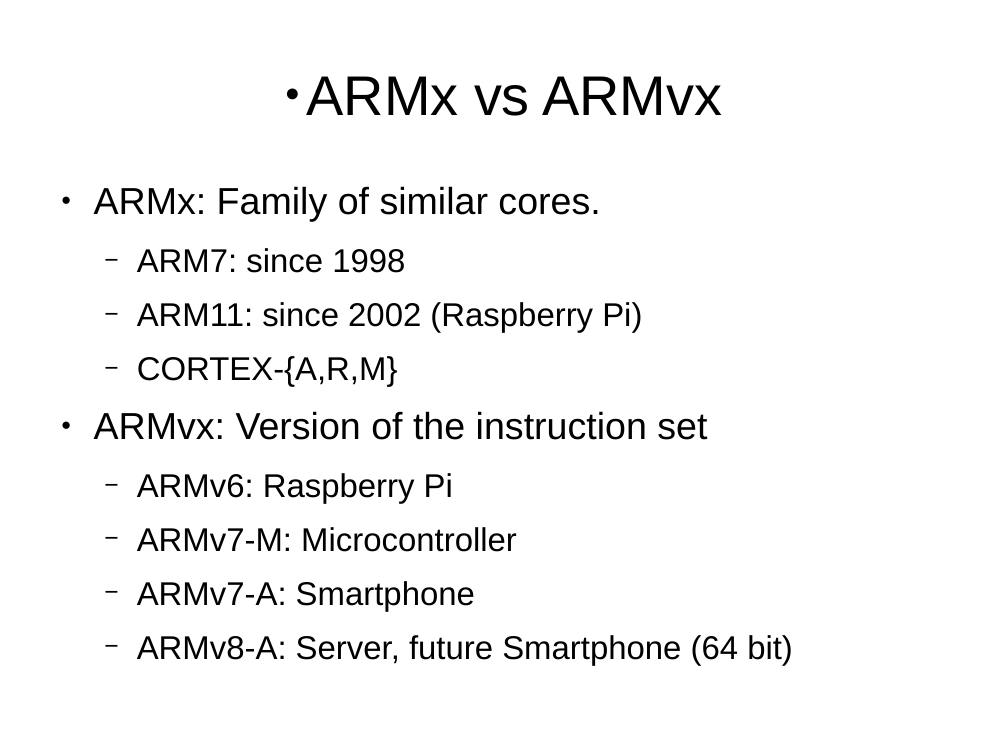
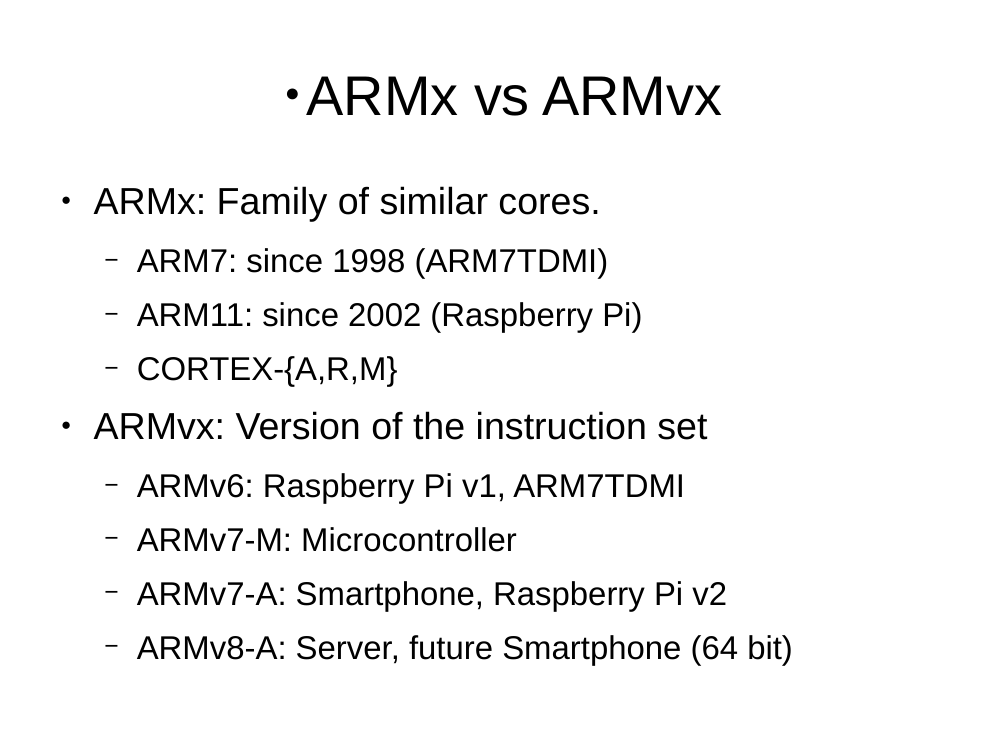
Before and after one commit to muccc/arm-workshop, a slide deck: slide 4 of arm-workshop.odp. Drawn at 1008x756 pixels with LibreOffice and Linux fonts; fonts in the diff are those of the drawing. Boxes give left, top, right and bottom in pixels: in the first picture for what was removed or moved away, otherwise in the second. Text is boxed around its words. In the diff, an @@ line names an element or a change of style, - is before the commit and + after.

Commit message:
chore(slides): update some more slides

```diff
--- a/arm-workshop.odp
+++ b/arm-workshop.odp
@@ text at (x1=137, y1=248, x2=609, y2=279): text changed @@
-  − ARM7: since 1998
+  − ARM7: since 1998 (ARM7TDMI)
@@ text at (x1=137, y1=473, x2=685, y2=504): text changed @@
-  − ARMv6: Raspberry Pi
+  − ARMv6: Raspberry Pi v1, ARM7TDMI
@@ text at (x1=137, y1=581, x2=727, y2=612): text changed @@
-  − ARMv7-A: Smartphone
+  − ARMv7-A: Smartphone, Raspberry Pi v2
```
Also in this commit, not shown: 7 other slides changed, 1 slide added, 2 slides removed.
